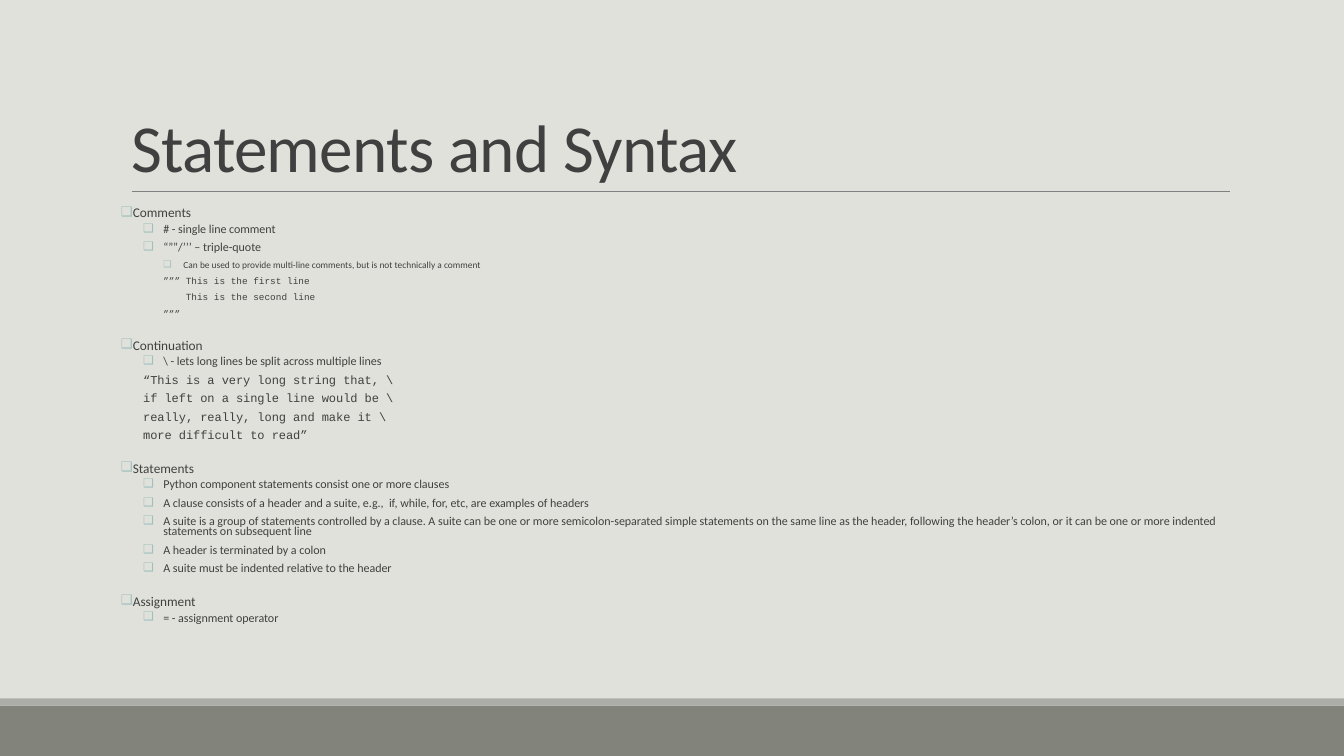
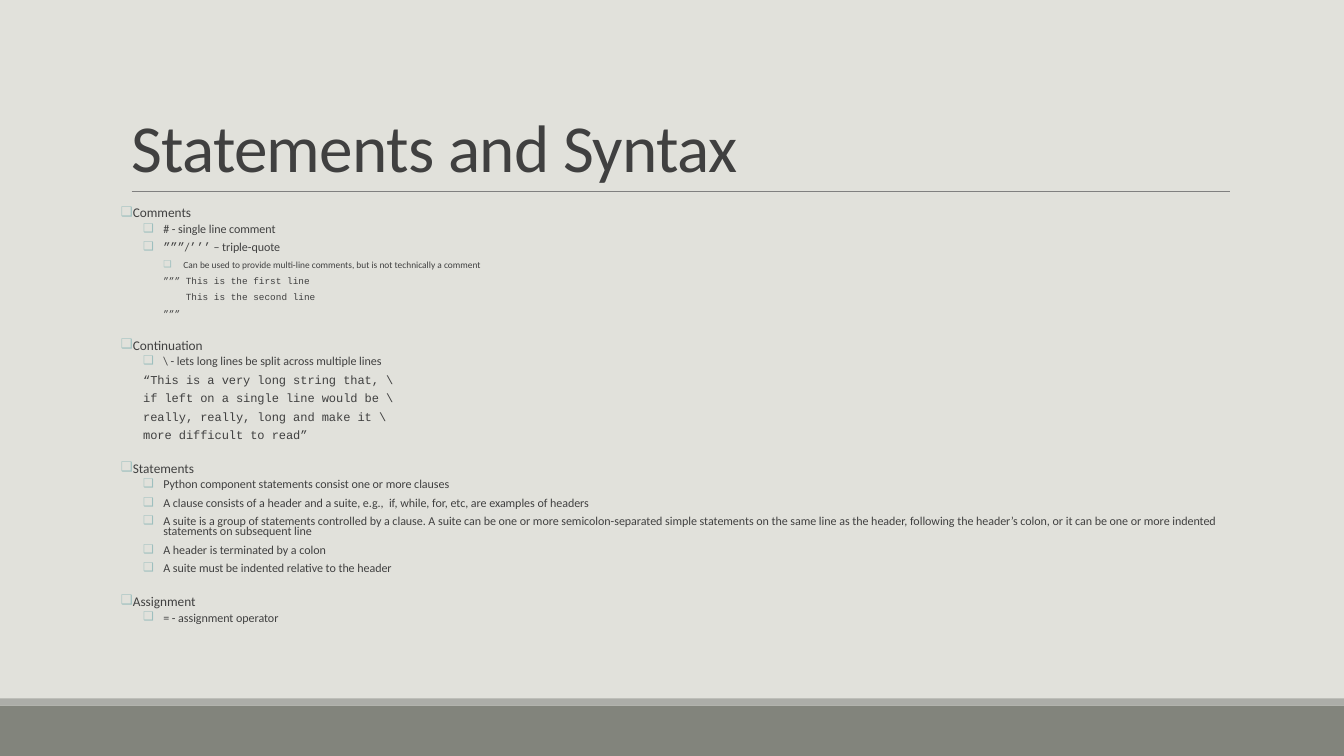
Before and after one commit to tslator/IntroToPython3, a slide deck: slide 31 of Introduction to Python 3.pptm (slide 32 before the commit). Drawn at 1344x756 pixels with LibreOffice and Linux fonts; fonts in the diff are those of the drawing. Boxes give left, top, right and bottom in pixels: in the first picture for what was removed or moved away, otherwise in the second. Text is boxed around its words. In the diff, an @@ line names an element or a change of style, - is before the commit and + after.

```diff
--- a/Introduction to Python 3.pptm
+++ b/Introduction to Python 3.pptm
@@ text at (x1=222, y1=242, x2=280, y2=253): text changed @@
-  ❑ “””/’’’ – triple-quote
+  ❑ ”””/’’’ – triple-quote
```
Also in this commit, not shown: 20 other slides changed, 42 slides added, 1 slide removed, 15 other files.
